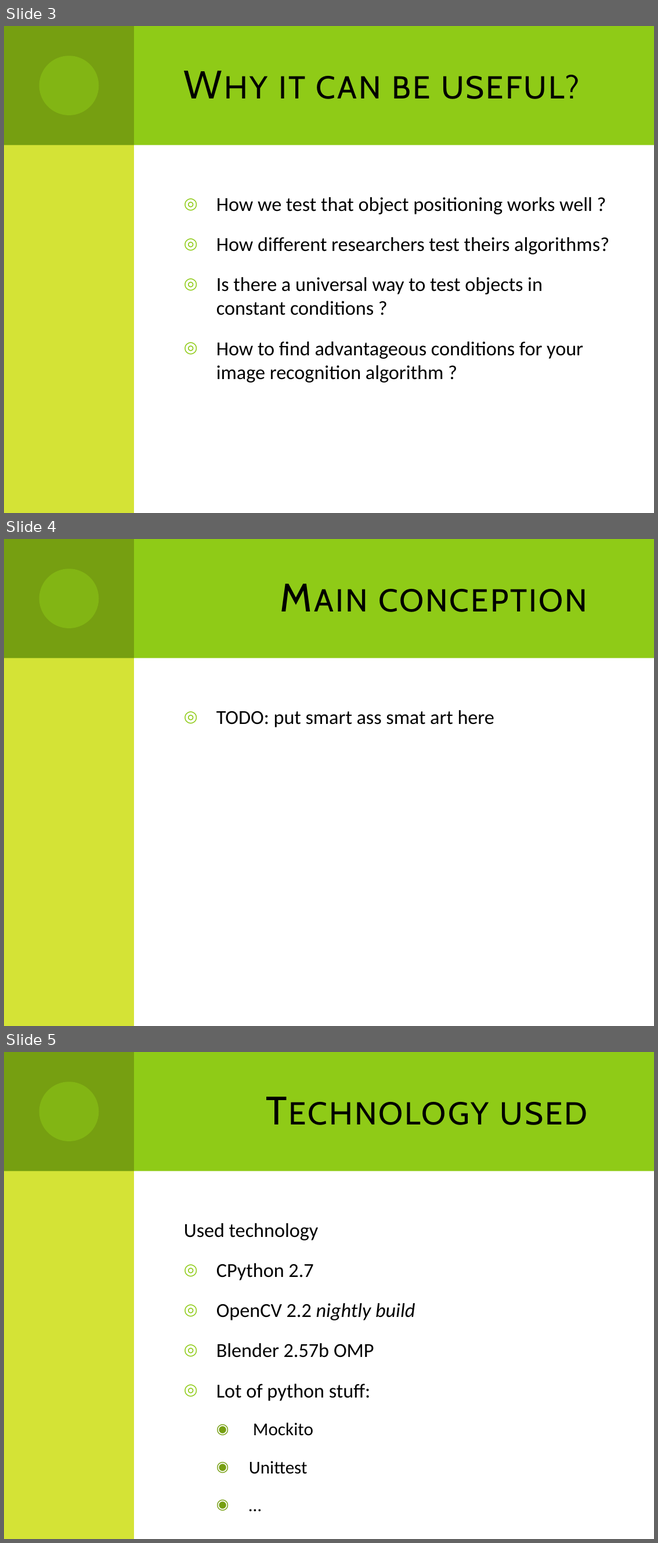
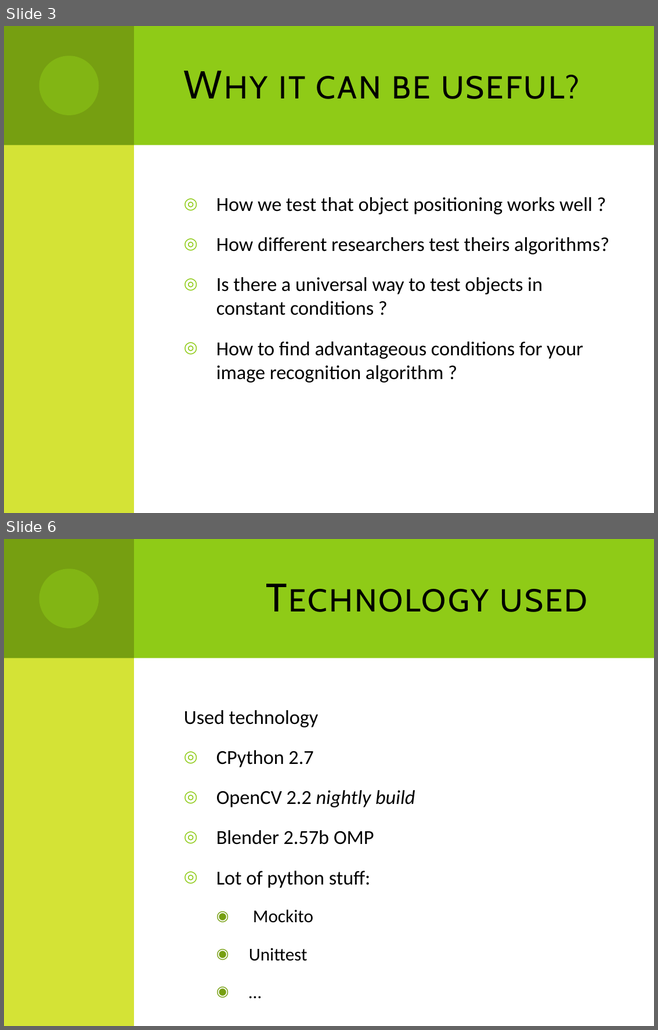
Before and after one commit to Dzess/ALFIRT, a slide deck: documentation/presentation/general_overview.pptx. Shown one above the other, each under a label of ours: slides 3, 4 and 5 before the commit, slides 3 and 6 after it; the slides between them are not shown. The pictures are 658x1543 and 658x1030 pixels, drawn with LibreOffice and Linux fonts; fonts in the diff are those of the drawing. Boxes give left, top, right and bottom in pixels: in the first picture for what was removed or moved away, otherwise in the second. Text is boxed around its words. In the diff, an @@ line names an element or a change of style, - is before the commit and + after.

Commit message:
Finishined the main conception slide with diagram

```diff
--- a/documentation/presentation/general_overview.pptx
+++ b/documentation/presentation/general_overview.pptx
@@ slide 4 removed at (4,539,654,1026), background #FFFFFF; not listed: 4 template elements that a slide beside it also shows @@
@@ title removed at (378,589,587,612) @@
-Main conception
@@ text removed at (216,710,494,727) @@
-◎ TODO: put smart ass smat art here
@@ what was slide 5 is now slide 6 @@
```
Also in this commit, not shown: 1 slide changed, 2 slides added.
